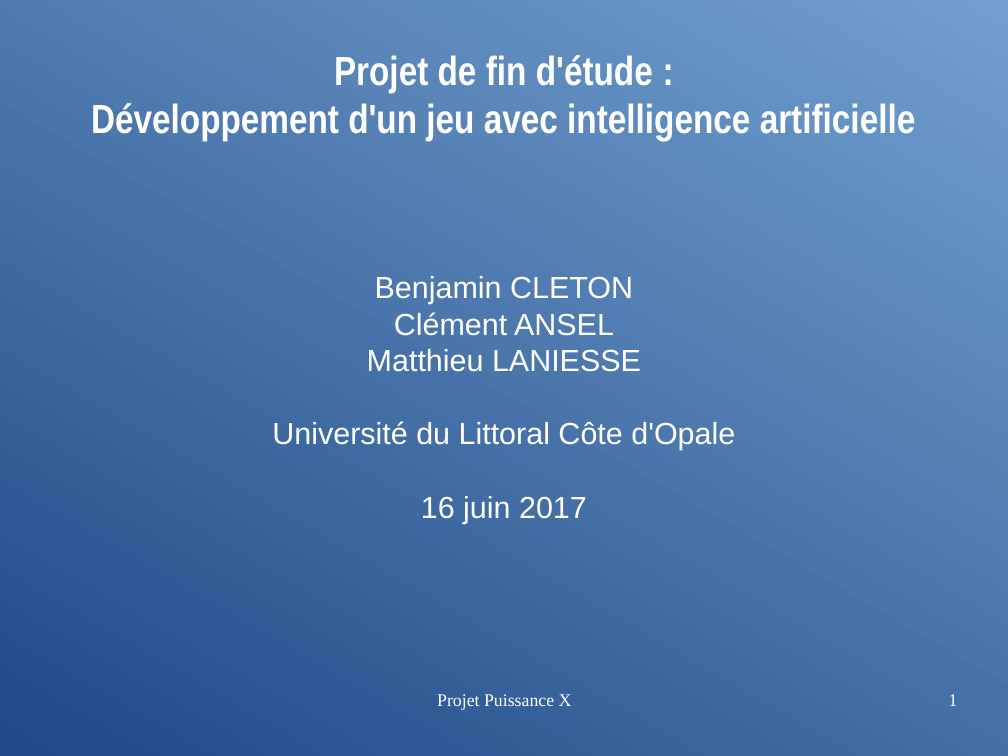
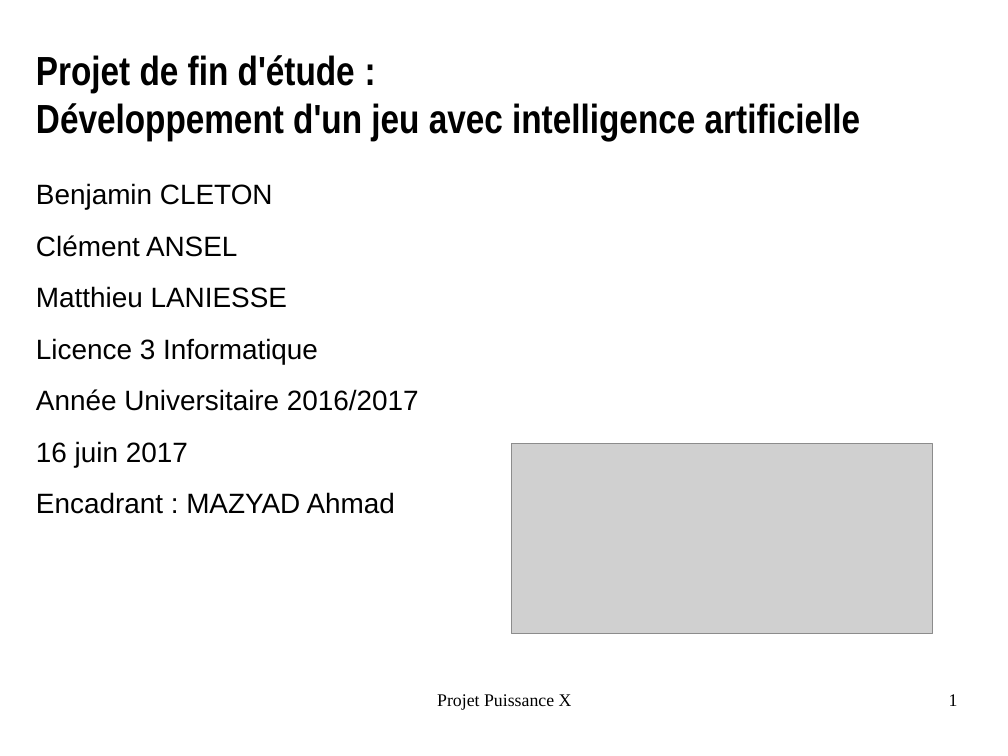
Before and after one commit to benjamin-clement-matthieu/cdc_puissance_X, a slide deck: slide 1 of ppt.odp. Drawn at 1008x756 pixels with LibreOffice and Linux fonts; fonts in the diff are those of the drawing; grey boxes stand for pictures; background and template pictures are left out. Boxes give left, top, right and bottom in pixels: in the first picture for what was removed or moved away, otherwise in the second. Text is boxed around its words. In the diff, an @@ line names an element or a change of style, - is before the commit and + after.

```diff
--- a/ppt.odp
+++ b/ppt.odp
@@ background gradient #204A87 to #729FCF to picture (left out) @@
@@ title "Projet de fin d'étude : ..." moved from (x1=91, y1=55, x2=916, y2=141) to (x1=36, y1=55, x2=861, y2=141) @@
@@ title "Projet de fin d'étude : ..." at (x1=36, y1=55, x2=861, y2=141): text colour #FFFFFF to #000000; alignment centre to left @@
@@ text added at (x1=36, y1=183, x2=419, y2=514), 22 pt, text #000000 @@
+Benjamin CLETON
+Clément ANSEL
+Matthieu LANIESSE
+Licence 3 Informatique
+Année Universitaire 2016/2017
+16 juin 2017
+Encadrant : MAZYAD Ahmad
@@ subtitle removed at (x1=272, y1=276, x2=735, y2=523) @@
-Benjamin CLETON
-Clément ANSEL
-Matthieu LANIESSE
-Université du Littoral Côte d'Opale
-16 juin 2017
@@ picture added at (x1=511, y1=444, x2=933, y2=634) @@
@@ text "Projet Puissance X" at (x1=437, y1=694, x2=572, y2=710): text colour #FFFFFF to #000000 @@
@@ page number at (x1=949, y1=694, x2=958, y2=706): text colour #FFFFFF to #000000 @@
```
Also in this commit, not shown: 15 other slides changed.
